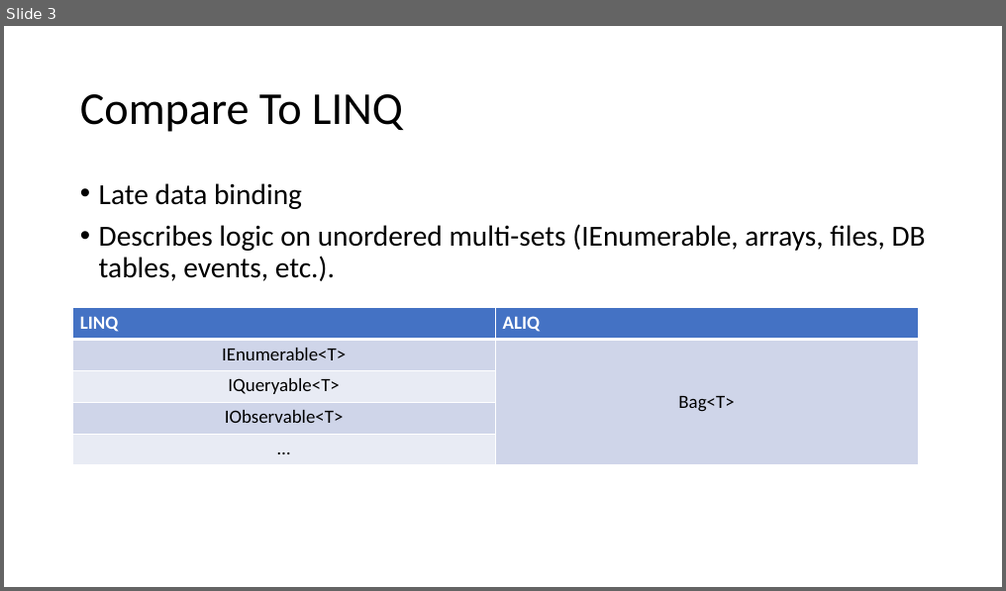
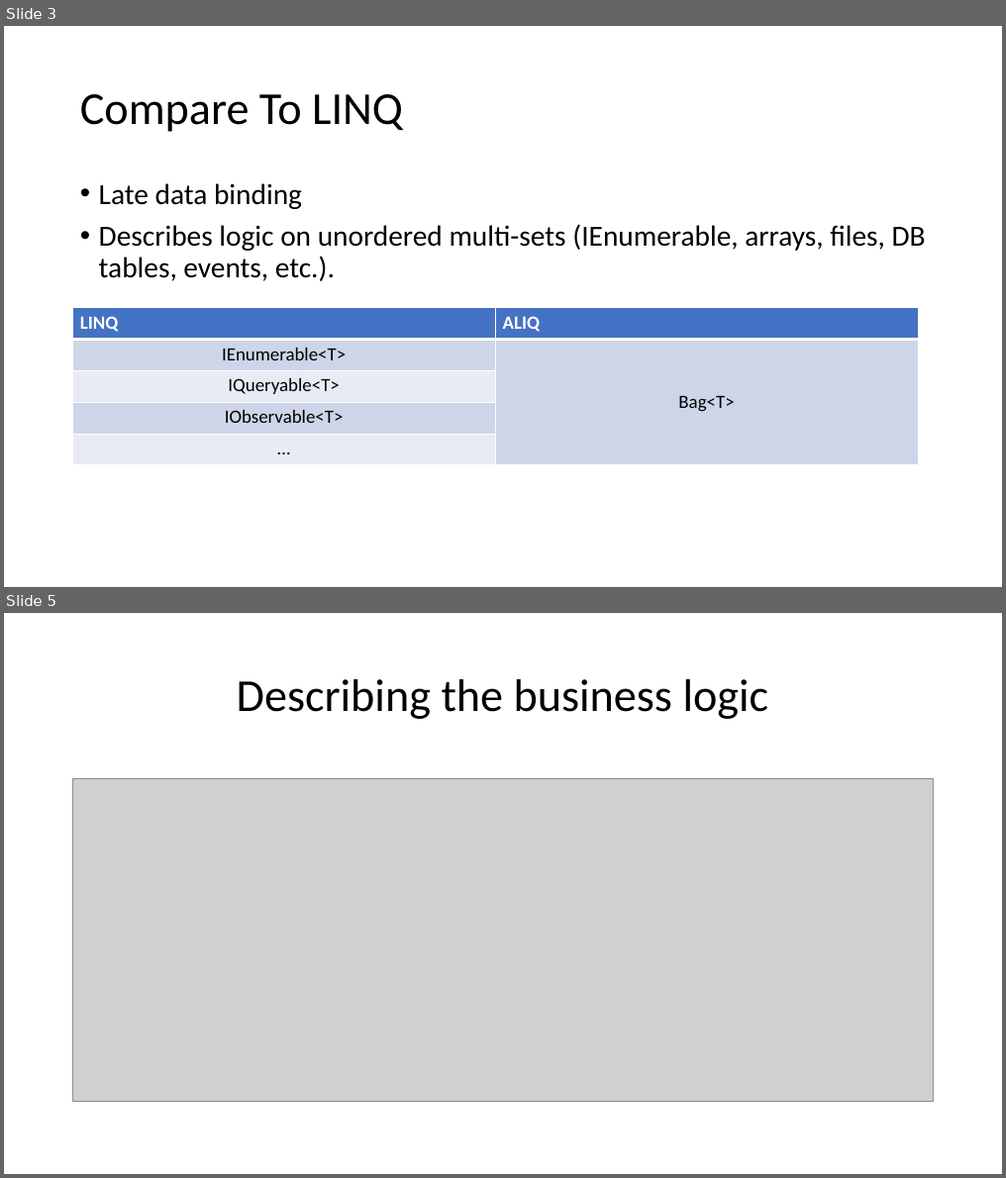
Before and after one commit to aliq-lang/aliq-dotnet, a slide deck: aliq.pptx. Shown one above the other, each under a label of ours: slide 3 before the commit, slides 3 and 5 after it; the slides between them are not shown. The pictures are 1006x591 and 1006x1178 pixels, drawn with LibreOffice and Linux fonts; fonts in the diff are those of the drawing; grey boxes stand for pictures. Boxes give left, top, right and bottom in pixels: in the first picture for what was removed or moved away, otherwise in the second. Text is boxed around its words. In the diff, an @@ line names an element or a change of style, - is before the commit and + after.

```diff
--- a/aliq.pptx
+++ b/aliq.pptx
@@ slide 5 added at bbox=[4, 613, 1002, 1174], background #FFFFFF @@
@@ title added at bbox=[237, 679, 769, 719], 44 pt, text #000000 @@
+Describing the business logic
@@ picture added at bbox=[73, 779, 934, 1102] @@
```
Also in this commit, not shown: 8 other slides added, 1 slide removed, 1 other file.
